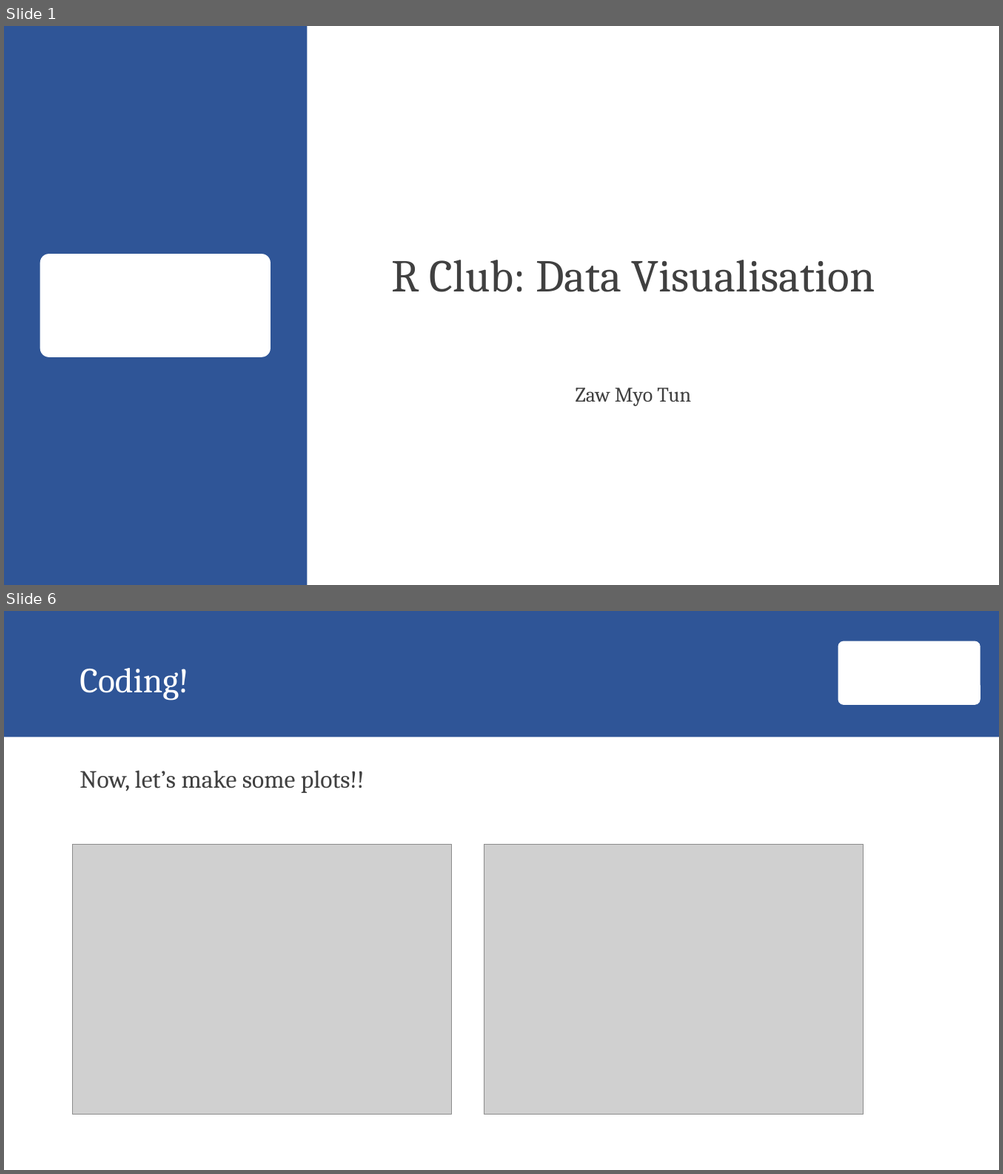
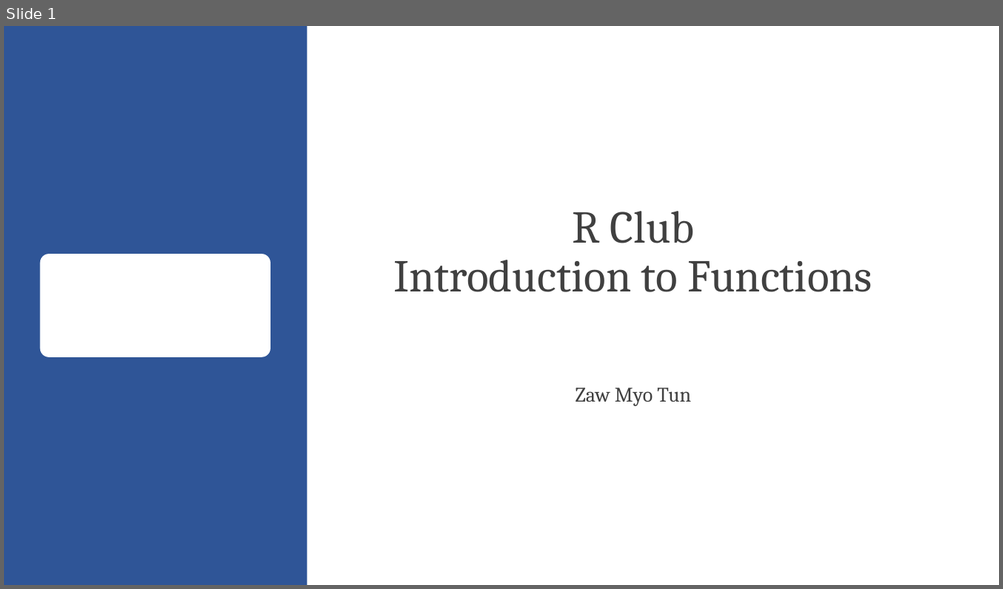
Before and after one commit to zawmtun/r_club, a slide deck: ex/05_functions.pptx. Shown one above the other, each under a label of ours: slides 1 and 6 before the commit, slide 1 after it; the slides between them are not shown. The pictures are 1003x1174 and 1003x589 pixels, drawn with LibreOffice and Linux fonts; fonts in the diff are those of the drawing; grey boxes stand for pictures; background and template pictures are left out. Boxes give left, top, right and bottom in pixels: in the first picture for what was removed or moved away, otherwise in the second. Text is boxed around its words. In the diff, an @@ line names an element or a change of style, - is before the commit and + after.

Commit message:
functions and join

```diff
--- a/ex/05_functions.pptx
+++ b/ex/05_functions.pptx
@@ slide 6 removed at (x1=4, y1=611, x2=999, y2=1170), background #FFFFFF @@
@@ rectangle removed at (x1=4, y1=611, x2=999, y2=737) @@
@@ rounded rectangle removed at (x1=838, y1=641, x2=981, y2=705) @@
@@ title removed at (x1=79, y1=668, x2=188, y2=701) @@
-Coding!
@@ text removed at (x1=79, y1=770, x2=364, y2=793) @@
-Now, let’s make some plots!!
@@ picture removed at (x1=73, y1=845, x2=452, y2=1116) @@
@@ picture removed at (x1=484, y1=845, x2=862, y2=1116) @@
@@ slide 1 changed as well @@
@@ title at (x1=393, y1=211, x2=873, y2=292): text changed @@
-R Club: Data Visualisation
+R Club
+Introduction to Functions
```
Also in this commit, not shown: 3 slides added, 14 other slides removed, 6 other files.
